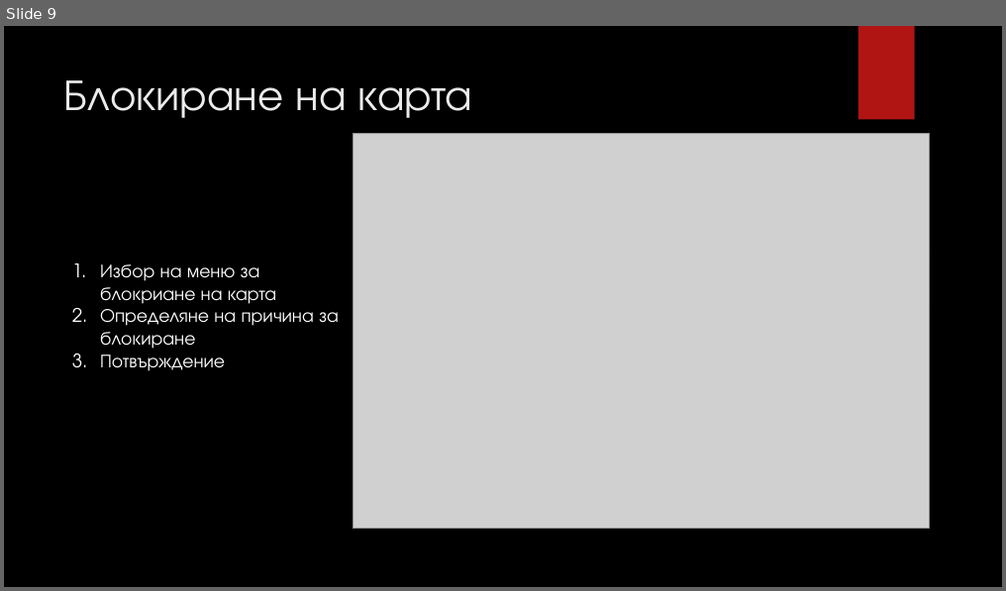
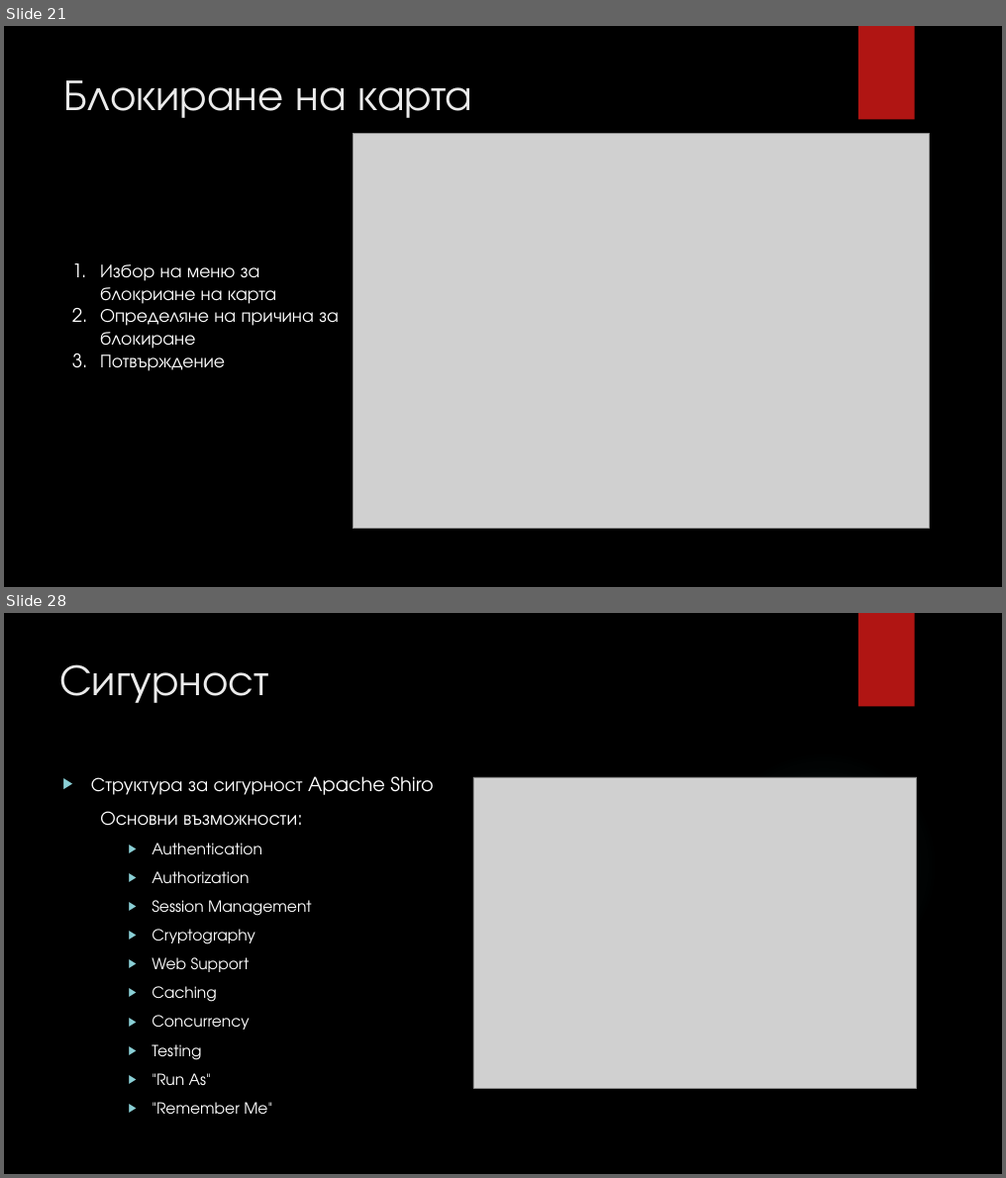
Before and after one commit to fahmiprasetya/PSS, a slide deck: I1/Current_Working_Directory/E3/ABM E3 Presentation.pptx. Shown one above the other, each under a label of ours: slide 9 before the commit, slides 21 and 28 after it; the slides between them are not shown. The pictures are 1006x591 and 1006x1178 pixels, drawn with LibreOffice and Linux fonts; fonts in the diff are those of the drawing; grey boxes stand for pictures; background and template pictures are left out. Boxes give left, top, right and bottom in pixels: in the first picture for what was removed or moved away, otherwise in the second. Text is boxed around its words. In the diff, an @@ line names an element or a change of style, - is before the commit and + after.

```diff
--- a/I1/Current_Working_Directory/E3/ABM E3 Presentation.pptx
+++ b/I1/Current_Working_Directory/E3/ABM E3 Presentation.pptx
@@ slide 28 added at [4, 613, 1002, 1174], background picture (left out); not listed: 2 template elements that a slide beside it also shows @@
@@ title added at [59, 664, 268, 703], 42 pt, text #EBEBEB @@
+Сигурност
@@ text added at [91, 776, 433, 1114], 14.8 pt, text #FFFFFF @@
+▶ Структура за сигурност Apache Shiro
+Основни възможности:
+    ▶ Authentication
+    ▶ Authorization
+    ▶ Session Management
+    ▶ Cryptography
+    ▶ Web Support
+    ▶ Caching
+    ▶ Concurrency
+    ▶ Testing
+    ▶ "Run As"
+    ▶ "Remember Me"
@@ picture added at [473, 777, 918, 1088] @@
@@ what was slide 9 is now slide 21 @@
```
Also in this commit, not shown: 1 slide changed, 26 other slides added, 12 other files.
